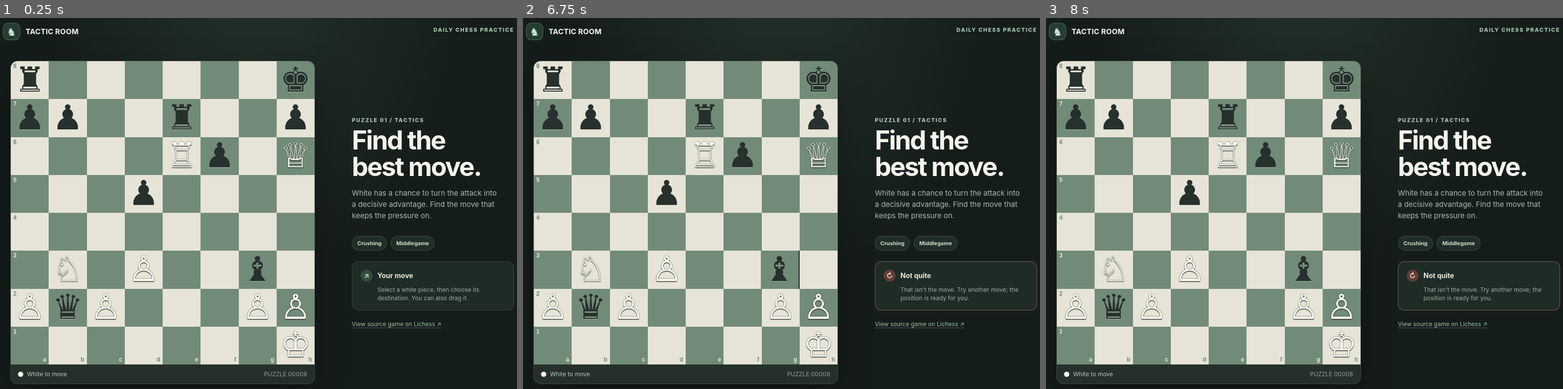
Above: before the commit, frames 1-3 (left to right).
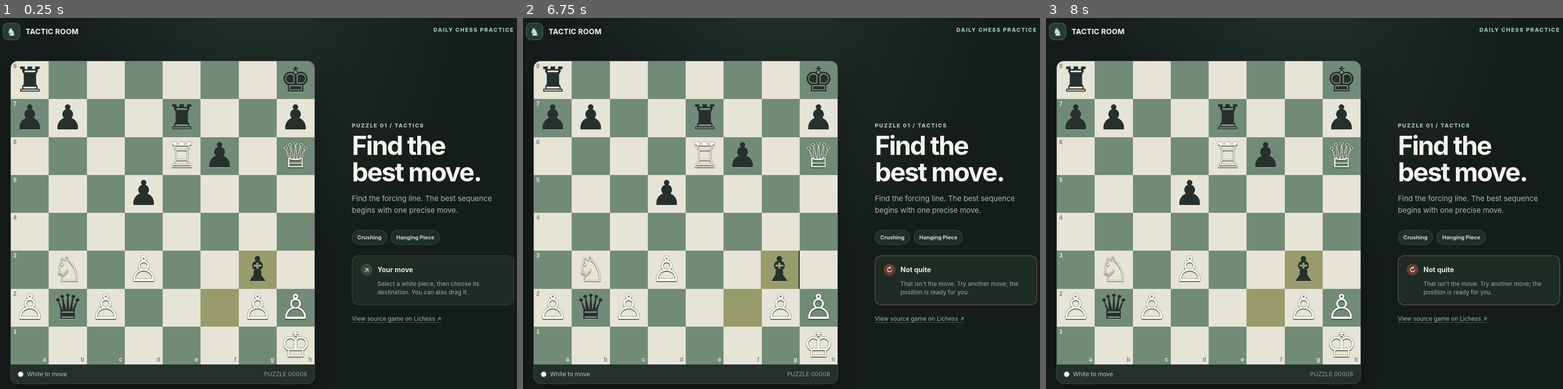
Above: after the commit, the same moments.

Repository: MichaelWagner21/AI-Chess-App
Game: browser game, page main.html
The game is run twice, just before and just after one commit, with the same random seed, the same clock (stepped at 60 frames per second) and the same inputs.
Inputs (mouse positions are in pixels of both pictures, inside the frame that each line leads up to):
- Up to frame 1 (0.25 s): no input
- Up to frame 2 (6.75 s): click "6" at 1.27 s; click "♝" at 1.87 s; click "f2" at 2.47 s; click "e4" at 3.07 s; click "♛" at 3.67 s; click "f5" at 4.27 s; click "d2" at 4.87 s; click "3" at 5.47 s; click "♟" at 6.07 s; drag from (781, 307) to (781, 270) at 6.67 s
- Up to frame 3 (8 s): click "d" at 7.27 s; click "f8" at 7.87 s

The runs differ from the first frame. In frame 1, 4.5% of the frame differs, in the area x 38-100%, y 26-84%; in frame 2, 4.5%; in frame 3, 4.5%.

Commit message:
Milestone 3

Diff:
--- a/main.html
+++ b/main.html
@@ -149,7 +149,29 @@
     .status-card.is-solved { border-color: rgba(149, 210, 163, .42); background: rgba(37, 67, 48, .6); }
     .status-card.is-solved .status-icon { background: #3e7650; color: #effff0; }
     .source-link { display: inline-block; margin-top: 20px; color: #9fbca5; font-size: 12px; text-decoration-color: rgba(159, 188, 165, .4); text-underline-offset: 3px; }
+    .source-link[hidden] { display: none; }
     .source-link:hover { color: #d2e8d4; }
+    .next-puzzle {
+      display: flex;
+      width: 100%;
+      align-items: center;
+      justify-content: space-between;
+      margin-top: 12px;
+      padding: 13px 16px;
+      border: 1px solid rgba(177, 215, 184, .34);
+      border-radius: 11px;
+      background: #a5c8aa;
+      color: #17251c;
+      cursor: pointer;
+      font: inherit;
+      font-size: 13px;
+      font-weight: 800;
+      transition: background .18s ease, transform .18s ease;
+    }
+    .next-puzzle:hover { background: #c0ddc2; transform: translateY(-1px); }
+    .next-puzzle:focus-visible { outline: 3px solid #edc876; outline-offset: 3px; }
+    .next-puzzle[hidden] { display: none; }
+    .turn-dot.is-black { background: #26302c; border: 1px solid rgba(255,255,255,.45); }
 
     @keyframes nudge { 25% { transform: translateX(-3px); } 75% { transform: translateX(3px); } }
 
@@ -191,19 +213,17 @@
       </section>
 
       <section class="side-panel" aria-labelledby="page-title">
-        <p class="eyebrow">Puzzle 01 <span aria-hidden="true">/</span> Tactics</p>
+        <p class="eyebrow"><span id="puzzle-counter">Puzzle 01</span> <span aria-hidden="true">/</span> Tactics</p>
         <h1 id="page-title">Find the<br>best move.</h1>
-        <p class="subtitle">White has a chance to turn the attack into a decisive advantage. Find the move that keeps the pressure on.</p>
-        <div class="puzzle-meta" aria-label="Puzzle themes">
-          <span class="tag">Crushing</span>
-          <span class="tag">Middlegame</span>
-        </div>
+        <p class="subtitle">Find the forcing line. The best sequence begins with one precise move.</p>
+        <div id="puzzle-themes" class="puzzle-meta" aria-label="Puzzle themes"></div>
 
         <div id="status-card" class="status-card" role="status" aria-live="polite">
           <div class="status-row"><span id="status-icon" class="status-icon" aria-hidden="true">↗</span><span id="status-title">Your move</span></div>
           <p id="status-detail">Select a white piece, then choose its destination. You can also drag it.</p>
         </div>
-        <a class="source-link" href="https://lichess.org/game/787zsVup/black#48" target="_blank" rel="noreferrer">View source game on Lichess ↗</a>
+        <button id="next-puzzle" class="next-puzzle" type="button" hidden><span>Next puzzle</span><span aria-hidden="true">→</span></button>
+        <a id="source-link" class="source-link" href="https://lichess.org/game/787zsVup/black#48" target="_blank" rel="noreferrer">View source game on Lichess ↗</a>
       </section>
     </main>
   </div>
@@ -212,42 +232,103 @@
     // One sample row bundled from lichess_db_puzzle.csv (PuzzleId 00008).
     // Lichess moves are UCI: the first move is the opponent's setup move;
     // the player's solution begins with the second move.
-    const puzzleCsvRow = "00008,r6k/pp2r2p/4Rp1Q/3p4/8/1N1P2R1/PqP2bPP/7K b - - 0 24,f2g3 e6e7 b2b1 b3c1 b1c1 h6c1,1819,77,95,10446,crushing hangingPiece long middlegame,https://lichess.org/game/787zsVup/black#48,,";
-    const puzzleFields = puzzleCsvRow.split(",");
-    const puzzle = {
-      id: puzzleFields[0],
-      fen: puzzleFields[1],
-      moves: puzzleFields[2].trim().split(/\s+/),
-      themes: puzzleFields[7].split(" ")
-    };
+    const puzzleCsvRows = [
+      "00008,r6k/pp2r2p/4Rp1Q/3p4/8/1N1P2R1/PqP2bPP/7K b - - 0 24,f2g3 e6e7 b2b1 b3c1 b1c1 h6c1,1819,77,95,10446,crushing hangingPiece long middlegame,https://lichess.org/game/787zsVup/black#48,,",
+      "0000D,5rk1/1p3ppp/pq3b2/8/8/1P1Q1N2/P4PPP/3R2K1 w - - 2 27,d3d6 f8d8 d6d8 f6d8,1433,75,96,37700,advantage endgame short,https://lichess.org/game/F8M8OS71#53,French_Defense French_Defense_Exchange_Variation,"
+    ];
+
+    function parseCsvLine(line) {
+      const fields = [];
+      let field = "";
+      let quoted = false;
+      for (let index = 0; index < line.length; index += 1) {
+        const character = line[index];
+        if (character === '"') {
+          if (quoted && line[index + 1] === '"') {
+            field += '"';
+            index += 1;
+          } else {
+            quoted = !quoted;
+          }
+        } else if (character === "," && !quoted) {
+          fields.push(field);
+          field = "";
+        } else {
+          field += character;
+        }
+      }
+      if (quoted) throw new Error("A CSV row has an unmatched quote.");
+      fields.push(field);
+      return fields;
+    }
+
+    function parsePuzzleRow(line) {
+      const fields = parseCsvLine(line);
+      if (fields.length !== 11) throw new Error("A puzzle row must contain all 11 Lichess CSV columns.");
+      const [id, fen, movesText, rating, , , , themesText, gameUrl] = fields;
+      const fenParts = fen.trim().split(/\s+/);
+      if (!id.trim()) throw new Error("A puzzle row is missing its PuzzleId.");
+      if (fenParts.length !== 6 || !/^[wb]$/.test(fenParts[1])) throw new Error(`Puzzle ${id} has an invalid FEN.`);
+      if (fenParts[0].split("/").length !== 8) throw new Error(`Puzzle ${id} has an invalid FEN board.`);
+      const moves = movesText.trim().split(/\s+/);
+      if (moves.length < 2 || moves.some((move) => !/^[a-h][1-8][a-h][1-8][qrbn]?$/.test(move))) {
+        throw new Error(`Puzzle ${id} has an invalid UCI move sequence.`);
+      }
+      if (!Number.isFinite(Number(rating))) throw new Error(`Puzzle ${id} has an invalid rating.`);
+      let parsedUrl;
+      try { parsedUrl = new URL(gameUrl); } catch { throw new Error(`Puzzle ${id} has an invalid source URL.`); }
+      if (parsedUrl.hostname !== "lichess.org") throw new Error(`Puzzle ${id} has an invalid source URL.`);
+      return { id, fen, moves, rating: Number(rating), themes: themesText.trim().split(/\s+/).filter(Boolean), gameUrl };
+    }
 
     const glyphs = {
       K: "♔", Q: "♕", R: "♖", B: "♗", N: "♘", P: "♙",
       k: "♚", q: "♛", r: "♜", b: "♝", n: "♞", p: "♟"
     };
     const files = "abcdefgh";
-    const playerColor = puzzle.fen.split(/\s+/)[1] === "w" ? "b" : "w";
     const boardElement = document.getElementById("chessboard");
     const statusCard = document.getElementById("status-card");
     const statusIcon = document.getElementById("status-icon");
     const statusTitle = document.getElementById("status-title");
     const statusDetail = document.getElementById("status-detail");
     const turnLabel = document.getElementById("turn-label");
-    let board = readFen(puzzle.fen);
+    const turnDot = document.querySelector(".turn-dot");
+    const puzzleIdLabel = document.querySelector(".puzzle-id");
+    const puzzleCounter = document.getElementById("puzzle-counter");
+    const puzzleThemes = document.getElementById("puzzle-themes");
+    const nextPuzzleButton = document.getElementById("next-puzzle");
+    const sourceLink = document.getElementById("source-link");
+    let puzzles = [];
+    let puzzleIndex = 0;
+    let puzzle = null;
+    let playerColor = "w";
+    let board = {};
     let selectedSquare = null;
     let solved = false;
     let replyPending = false;
     let nextPlayerMoveIndex = 1;
     let lastMove = null;
 
-    // Prepare the position that Lichess presents to the solver by applying
-    // the opponent's first UCI move from the puzzle row.
-    applyUciMove(board, puzzle.moves[0]);
-    setTurn(playerColor);
-    renderBoard();
+    try {
+      puzzles = puzzleCsvRows.map(parsePuzzleRow);
+      if (puzzles.length < 2) throw new Error("At least two puzzle rows are needed for this set.");
+      loadPuzzle(0);
+    } catch (error) {
+      showDataError(error);
+    }
+
+    nextPuzzleButton.addEventListener("click", () => {
+      const nextIndex = (puzzleIndex + 1) % puzzles.length;
+      try {
+        loadPuzzle(nextIndex);
+      } catch (error) {
+        showDataError(error);
+      }
+    });
 
     function readFen(fen) {
       const rows = fen.split(/\s+/)[0].split("/");
+      if (rows.length !== 8) throw new Error("The FEN board must contain eight ranks.");
       const position = {};
       rows.forEach((row, rowIndex) => {
         let fileIndex = 0;
@@ -255,13 +336,70 @@
           if (/\d/.test(symbol)) {
             fileIndex += Number(symbol);
           } else {
+            if (!/[prnbqkPRNBQK]/.test(symbol)) throw new Error("The FEN contains an unknown piece.");
             const square = `${files[fileIndex]}${8 - rowIndex}`;
             position[square] = symbol;
             fileIndex += 1;
           }
         }
+        if (fileIndex !== 8) throw new Error("A FEN rank does not describe eight squares.");
       });
       return position;
+    }
+
+    function loadPuzzle(index) {
+      const candidate = puzzles[index];
+      if (!candidate) throw new Error("That puzzle could not be found in the bundled set.");
+      const nextBoard = readFen(candidate.fen);
+      if (!applyUciMove(nextBoard, candidate.moves[0])) {
+        throw new Error(`Puzzle ${candidate.id} has a setup move that cannot be applied.`);
+      }
+
+      puzzle = candidate;
+      puzzleIndex = index;
+      playerColor = candidate.fen.split(/\s+/)[1] === "w" ? "b" : "w";
+      board = nextBoard;
+      selectedSquare = null;
+      solved = false;
+      replyPending = false;
+      nextPlayerMoveIndex = 1;
+      lastMove = { from: candidate.moves[0].slice(0, 2), to: candidate.moves[0].slice(2, 4) };
+
+      puzzleCounter.textContent = `Puzzle ${String(index + 1).padStart(2, "0")}`;
+      puzzleIdLabel.textContent = `PUZZLE ${candidate.id}`;
+      document.title = `Chess Tactics - Puzzle ${candidate.id}`;
+      sourceLink.href = candidate.gameUrl;
+      sourceLink.hidden = false;
+      nextPuzzleButton.hidden = true;
+      setThemeTags(candidate.themes);
+      setTurn(playerColor);
+      setStatus("Your move", `Select a ${colorName(playerColor).toLowerCase()} piece, then choose its destination. You can also drag it.`, "↗", "neutral");
+      renderBoard();
+    }
+
+    function setThemeTags(themes) {
+      puzzleThemes.replaceChildren();
+      const displayThemes = themes.length ? themes.slice(0, 2) : ["Tactics"];
+      displayThemes.forEach((theme) => {
+        const tag = document.createElement("span");
+        tag.className = "tag";
+        tag.textContent = theme.replace(/([a-z])([A-Z])/g, "$1 $2").replace(/^./, (letter) => letter.toUpperCase());
+        puzzleThemes.append(tag);
+      });
+    }
+
+    function showDataError(error) {
+      puzzle = null;
+      board = {};
+      boardElement.replaceChildren();
+      boardElement.setAttribute("aria-label", "Puzzle board unavailable because the puzzle data could not be read.");
+      turnLabel.textContent = "Puzzle unavailable";
+      puzzleIdLabel.textContent = "DATA ERROR";
+      puzzleCounter.textContent = "Puzzle data";
+      puzzleThemes.replaceChildren();
+      nextPuzzleButton.hidden = true;
+      sourceLink.hidden = true;
+      setStatus("Couldn't load puzzles", error?.message || "The bundled puzzle data could not be read.", "!", "wrong");
     }
 
     function applyUciMove(position, uci) {
@@ -428,6 +566,7 @@
 
     function setTurn(color) {
       turnLabel.textContent = `${colorName(color)} to move`;
+      turnDot.classList.toggle("is-black", color === "b");
       boardElement.setAttribute("aria-label", `Chessboard. ${turnLabel.textContent}.`);
     }
 
@@ -437,7 +576,10 @@
       selectedSquare = null;
       turnLabel.textContent = "Puzzle complete";
       boardElement.setAttribute("aria-label", "Chessboard. Puzzle complete.");
-      setStatus("Puzzle solved", "Excellent. You found the complete line.", "✓", "solved");
+      const lastPuzzle = puzzleIndex === puzzles.length - 1;
+      nextPuzzleButton.querySelector("span").textContent = lastPuzzle ? "Restart puzzle set" : "Next puzzle";
+      nextPuzzleButton.hidden = false;
+      setStatus(lastPuzzle ? "Puzzle set complete" : "Puzzle solved", lastPuzzle ? "Excellent. You completed the sample set." : "Excellent. You found the complete line.", "✓", "solved");
       renderBoard();
     }
 
Not shown, changed: ROADMAP.md
